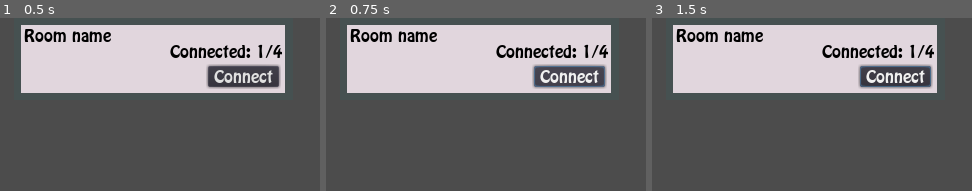
Above: before the commit, frames 1-3 (left to right).
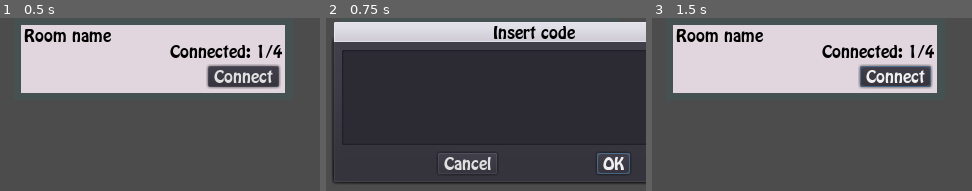
Above: after the commit, the same moments.

Repository: fresnohernandez99/socket-game
Game: Godot game, scene res://scenes/gui/RoomItem.tscn
Two runs of this game, one before a commit and one after it. Both use one fixed random seed, a clock stepped at 60 frames per second and the inputs below. This scene is started directly instead of the project's main scene.
Inputs (mouse positions are in pixels of both pictures, inside the frame that each line leads up to):
- Up to frame 1 (0.5 s): no input
- Up to frame 2 (0.75 s): click "Connect" at 0.5 s
- Up to frame 3 (1.5 s): click (940, 163) at 1.25 s, where only the run after the commit has a clickable "OK"

Frame 1 is identical in both runs. In frame 2, 75% of the frame differs, in the area x 1-100%, y 2-96%; in frame 3, nothing differs.
Error before the commit: Invalid get index 'name' (on base: 'Nil'). (res://scenes/gui/RoomItem.gd:13)
Error after the commit: Invalid get index 'name' (on base: 'Nil'). (res://scenes/gui/RoomItem.gd:15)

Commit message:
[ADD] - join room functionality added

Diff:
--- a/scenes/gui/CreateRoom.gd
+++ b/scenes/gui/CreateRoom.gd
@@ -15,7 +15,7 @@
 	var roomName = nameTextEdit.text
 	var roomCode = roomCodeTextEdit.text
 
-	if roomName.length() == 0 or roomCode.length() == 0:
+	if roomName.length() == 0:
 		errorDialog.show()
 	else:
 		RoomInfo.id = Session.playerId
--- a/scenes/gui/RoomItem.gd
+++ b/scenes/gui/RoomItem.gd
@@ -2,6 +2,8 @@
 
 onready var roomNamelabel = $RoomNameLabel
 onready var roomPlayersLabel = $RoomPlayersLabel
+onready var requestCodeDialog = $ConfirmationDialog
+onready var codeLineEdit = $ConfirmationDialog/CodeLineEdit
 
 var data
 
@@ -12,3 +14,11 @@
 func _ready():
 	roomNamelabel.text = data.name
 	roomPlayersLabel.text = "Connected: " + str(data.users.size()) + "/" + str(data.configuration.maxPlayers)
+
+
+func _on_ConnectBtn_pressed():
+	requestCodeDialog.popup()
+
+
+func _on_ConfirmationDialog_confirmed():
+	SocketManager.joinRoom(data.id, codeLineEdit.text)
--- a/scenes/gui/RoomItem.tscn
+++ b/scenes/gui/RoomItem.tscn
@@ -56,3 +56,22 @@
 margin_bottom = -13.0
 rect_min_size = Vector2( 71, 21 )
 text = "Connect"
+
+[node name="ConfirmationDialog" type="ConfirmationDialog" parent="."]
+anchor_right = 1.0
+margin_bottom = 70.0
+rect_min_size = Vector2( 400, 140 )
+popup_exclusive = true
+window_title = "Insert code"
+
+[node name="CodeLineEdit" type="LineEdit" parent="ConfirmationDialog"]
+anchor_top = 0.5
+anchor_right = 1.0
+anchor_bottom = 0.5
+margin_left = 8.0
+margin_top = -62.0
+margin_right = -8.0
+margin_bottom = 33.0
+
+[connection signal="pressed" from="ConnectBtn" to="." method="_on_ConnectBtn_pressed"]
+[connection signal="confirmed" from="ConfirmationDialog" to="." method="_on_ConfirmationDialog_confirmed"]
--- a/scenes/gui/RoomList.gd
+++ b/scenes/gui/RoomList.gd
@@ -10,6 +10,8 @@
 func _process(delta):
 	if SocketManager.INTENT_GET_ROOMS_ACTIVE == SocketManager.SUCCESS_STATE:
 		onRoomsLoaded()
+	if SocketManager.INTENT_JOIN_ROOM_ACTIVE == SocketManager.SUCCESS_STATE:
+		onJoinRoom()
 
 func loadRooms():
 	SocketManager.loadRooms()
@@ -31,6 +33,10 @@
 		listContainer.add_child(ins)
 		cont += 1
 
+func onJoinRoom():
+	SocketManager.INTENT_JOIN_ROOM_ACTIVE = SocketManager.NOT_REQUESTED_STATE
+	get_tree().change_scene("res://scenes/gui/WaitingLobby.tscn")
+
 func _on_AddRoomBtn_pressed():
 	get_tree().change_scene("res://scenes/gui/CreateRoom.tscn")
 
--- a/scenes/gui/WaitingLobby.gd
+++ b/scenes/gui/WaitingLobby.gd
@@ -1,14 +1,11 @@
 extends Node
 
 
-# Declare member variables here. Examples:
-# var a = 2
-# var b = "text"
+var isOwner = false
 
-
-# Called when the node enters the scene tree for the first time.
 func _ready():
-	pass # Replace with function body.
+	if Session.playerId == RoomInfo.roomOwner:
+		isOwner = true
 
 
 # Called every frame. 'delta' is the elapsed time since the previous frame.
@@ -17,7 +14,11 @@
 
 
 func _on_CancelBtn_pressed():
-	SocketManager.cancelRoom()
+	if isOwner:
+		SocketManager.cancelRoom()
+	else:
+		SocketManager.leaveRoom()
+
 	get_tree().change_scene("res://scenes/gui/RoomList.tscn")
 
 
--- a/scripts/socket/RoomInfo.gd
+++ b/scripts/socket/RoomInfo.gd
@@ -10,3 +10,11 @@
 
 }
 var users = []
+
+func setData(socketRoom):
+	id = socketRoom.id
+	roomOwner = socketRoom.owner
+	roomName = socketRoom.name
+	code = socketRoom.code
+	configuration = socketRoom.configuration
+	users = socketRoom.users
--- a/scripts/socket/SocketManager.gd
+++ b/scripts/socket/SocketManager.gd
@@ -154,16 +154,17 @@
 
 	if INTENT_GET_ROOMS_ACTIVE == LOADING_STATE:
 		if result.content.code == INTENT_CORRECT:
+			SocketRooms.rooms = result.content.data
 			INTENT_GET_ROOMS_ACTIVE = SUCCESS_STATE
-			SocketRooms.rooms = result.content.data
 			print("Rooms obtenidas: " + str(SocketRooms.rooms.size()))
 		else:
 			INTENT_GET_ROOMS_ACTIVE = ERROR_STATE
 
 	if INTENT_JOIN_ROOM_ACTIVE:
 		if result.content.code == INTENT_CORRECT:
+			RoomInfo.setData(result.content.data)
 			INTENT_JOIN_ROOM_ACTIVE = SUCCESS_STATE
-			#TODO
+			print("Unido a la room: " + JSON.print(RoomInfo))
 		else:
 			INTENT_JOIN_ROOM_ACTIVE = ERROR_STATE
 
@@ -188,6 +189,16 @@
 		"roomId": Session.playerId
 	})
 
+func joinRoom(roomId, code):
+	INTENT_JOIN_ROOM_ACTIVE = LOADING_STATE
+	_send(INTENT_JOIN_ROOM, {
+		"roomId": roomId,
+		"code": code,
+	})
+
+func leaveRoom():
+	pass # TODO
+
 
 ################################################
 ###
Not shown, added: scripts/.DS_Store
